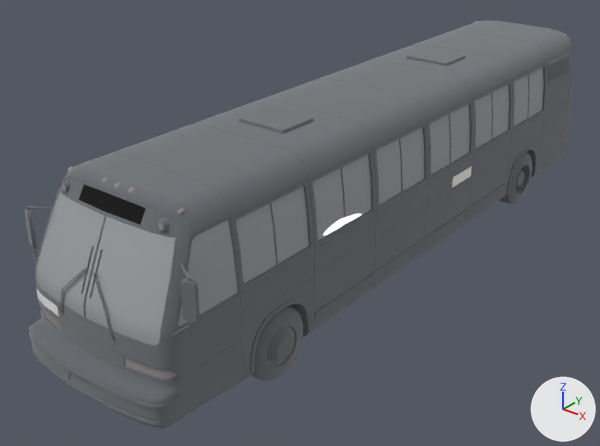
The glTF model glb/city/veh-colectivo.glb: old version first, new version second.
Camera for both pictures: a 50 mm lens placed at (5.99, -8.91, 5.64), pointed at (-0.5, -0.8, 0.61). The axes (+X, +Y, +Z) are drawn at lower right. The lights are the same throughout. The picture after the commit comes second. Where no turn or scale is listed for an object, it has been applied to the vertices. Vertices at exactly the same position are counted once.

Objects in the first picture: 'citybus_CityBus_decals_0', 'citybus_CityBus_optics_0', 'citybus_citybus_0', 'citybus_citybus_glass_0', 'citybus_citybus_glass_0.001'.
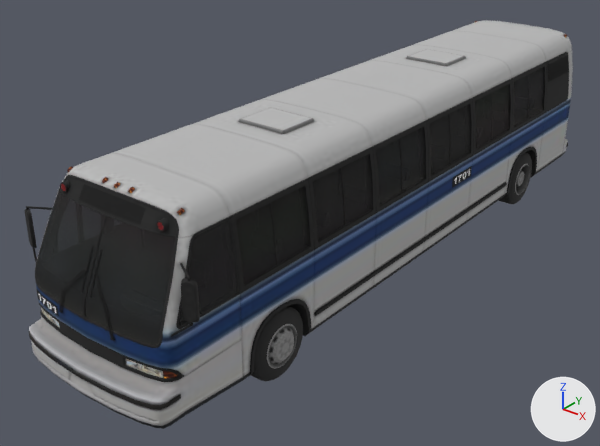
Location of each change, [x1, y1, x2, y2] in pixels of the pictures (600 x 446 px):
'citybus_citybus_0', surface changed: [25, 20, 573, 429] in both
'citybus_citybus_glass_0', surface changed (grey to black): [36, 68, 544, 345] in both
'citybus_CityBus_optics_0', surface changed: [41, 21, 567, 378] in both
'citybus_CityBus_decals_0', surface changed: [36, 166, 472, 316] in both

Edits to the bpy script that builds the scene:
```text
Add img_image_3:
    img_image_3 = load_image('Image_3', '_unpacked/Image_3', 256, 256, 'sRGB')
Add img_image_2:
    img_image_2 = load_image('Image_2', '_unpacked/Image_2', 256, 256, 'sRGB')
Add img_image_1:
    img_image_1 = load_image('Image_1', '_unpacked/Image_1', 256, 256, 'sRGB')
Add img_image_0:
    img_image_0 = load_image('Image_0', '_unpacked/Image_0', 256, 256, 'sRGB')
Change mat_citybus:
    remove mat_citybus.base_color = (0.343, 0.359, 0.377)  # grey #9ea2a5
    mat_citybus.metallic: 1.0 -> 0.0
    add mat_citybus.texture = img_image_0
    mat_citybus.roughness: 1.0 -> 0.9
Change mat_citybus_glass:
    where n0 = _N.new('ShaderNodeBsdfPrincipled'); n0.name = 'Principled BSDF'
    remove n0.inputs[0].default_value = (0.343, 0.359, 0.377, 1.0)  # 'Base Color', grey #9ea2a5
    n0.inputs[2].default_value: 0.0 -> 0.9  # 'Roughness'
    add n2 = _N.new('ShaderNodeMath'); n2.name = 'Math'
    add n2.operation = 'MULTIPLY'
    add n2.inputs[1].default_value = 0.695  # 'Value'
    add n3 = _N.new('ShaderNodeTexImage'); n3.name = 'Image Texture'
    add n3.image = img_image_1
    add _L.new(n2.outputs[0], n0.inputs[4])  # 'Value' to 'Alpha'
    add _L.new(n3.outputs[0], n0.inputs[0])  # 'Color' to 'Base Color'
    add _L.new(n3.outputs[1], n2.inputs[0])  # 'Alpha' to 'Value'
Change mat_citybus_optics:
    remove mat_citybus_optics.base_color = (0.373, 0.308, 0.321)  # grey #a4979a
    add mat_citybus_optics.texture = img_image_2
    mat_citybus_optics.roughness: 0.0 -> 0.9
Change mat_citybus_decals:
    remove mat_citybus_decals.base_color = (1.0, 0.993, 0.948)  # white #fffef9
    add mat_citybus_decals.texture = img_image_3
    mat_citybus_decals.roughness: 0.0 -> 0.9
Change me_citybus_citybus_0:
    where me_citybus_citybus_0.from_pydata(...)  # 4868 vertices, 8734 faces; spans x -1.27..1.27, y -4.98..4.98, z 0.0..2.51
    used by ob_citybus_citybus_0; location = (0.0, 0.0, 0.0)
    me_citybus_citybus_0 part 1: texture (UV) coordinates changed
```
